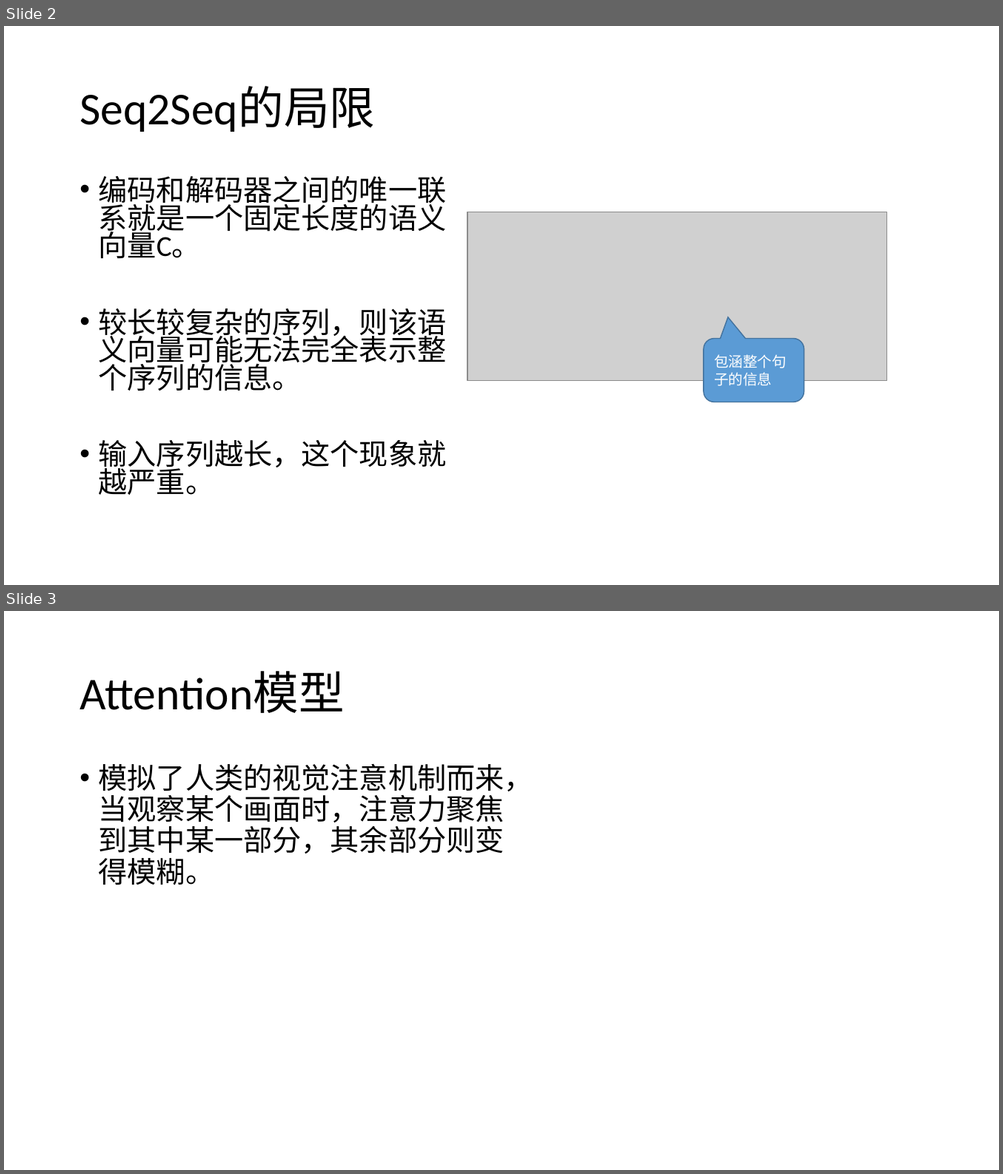
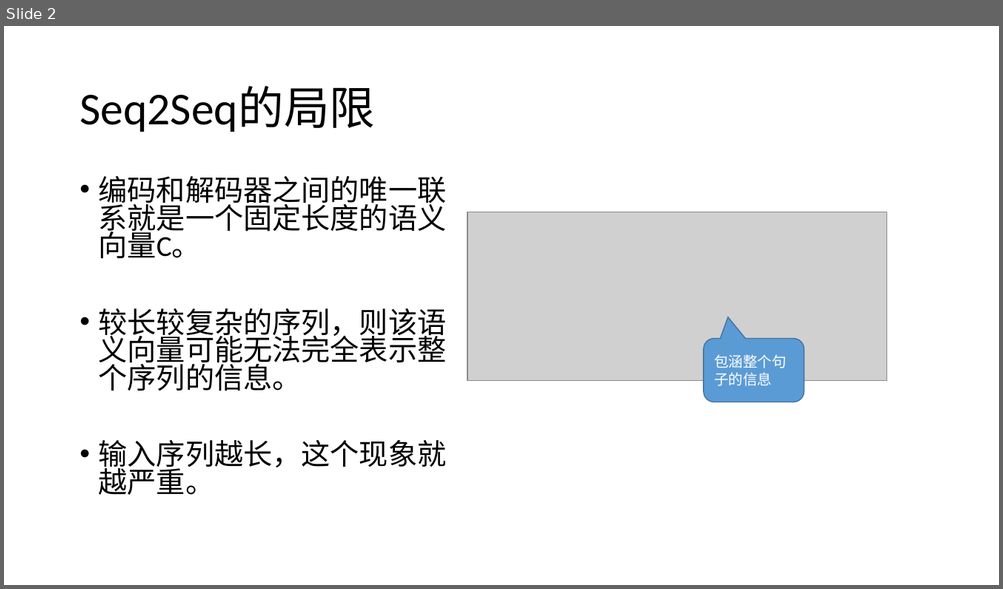
Before and after one commit to foamliu/Learning-DL, a slide deck: nlp/Attention.pptx. Shown one above the other, each under a label of ours: slides 2 and 3 before the commit, slide 2 after it. The pictures are 1003x1174 and 1003x589 pixels, drawn with LibreOffice and Linux fonts; fonts in the diff are those of the drawing; grey boxes stand for pictures. Boxes give left, top, right and bottom in pixels: in the first picture for what was removed or moved away, otherwise in the second. Text is boxed around its words. In the diff, an @@ line names an element or a change of style, - is before the commit and + after.

```diff
--- a/nlp/Attention.pptx
+++ b/nlp/Attention.pptx
@@ slide 3 removed at (4,611,999,1170), background #FFFFFF @@
@@ title removed at (79,672,344,713) @@
-Attention模型
@@ text removed at (99,764,533,886) @@
-• 模拟了人类的视觉注意机制而来，当观察某个画面时，注意力聚焦到其中某一部分，其余部分则变得模糊。
```
Also in this commit, not shown: 2 slides changed, 5 slides added, 2 other files.
